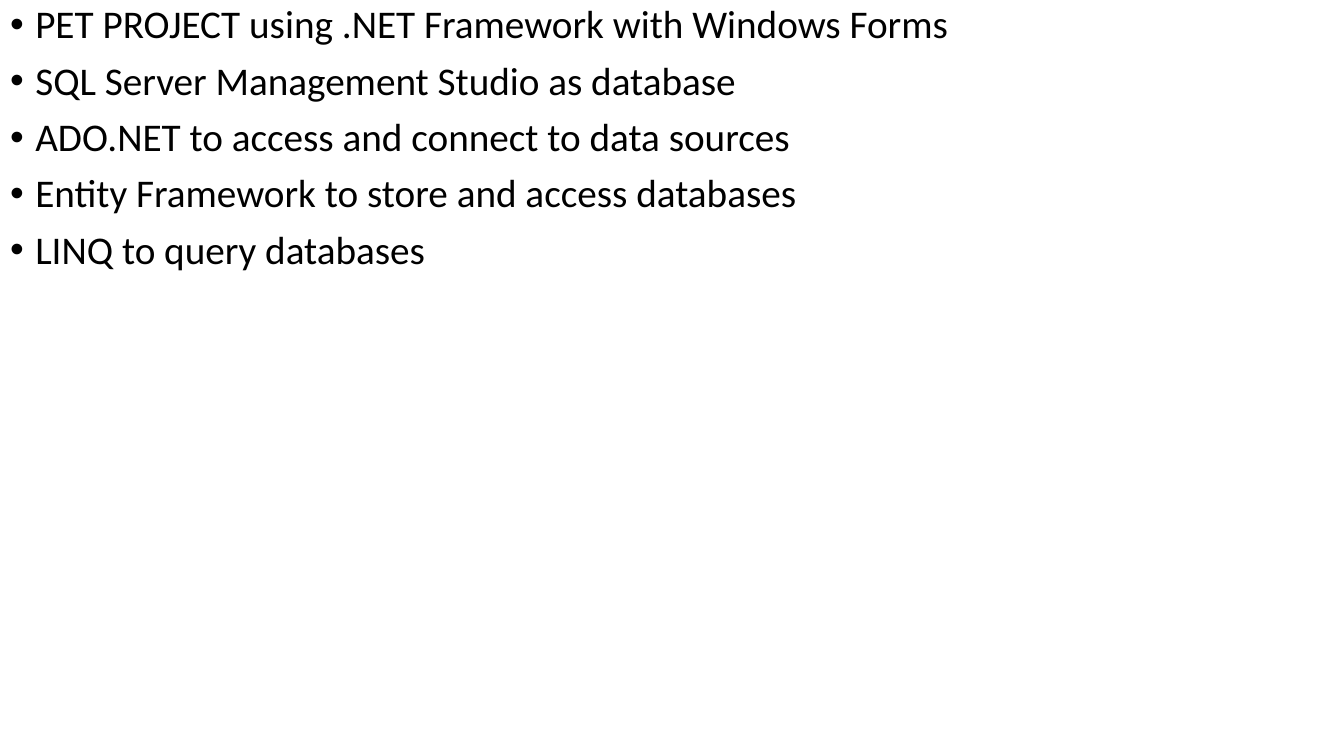
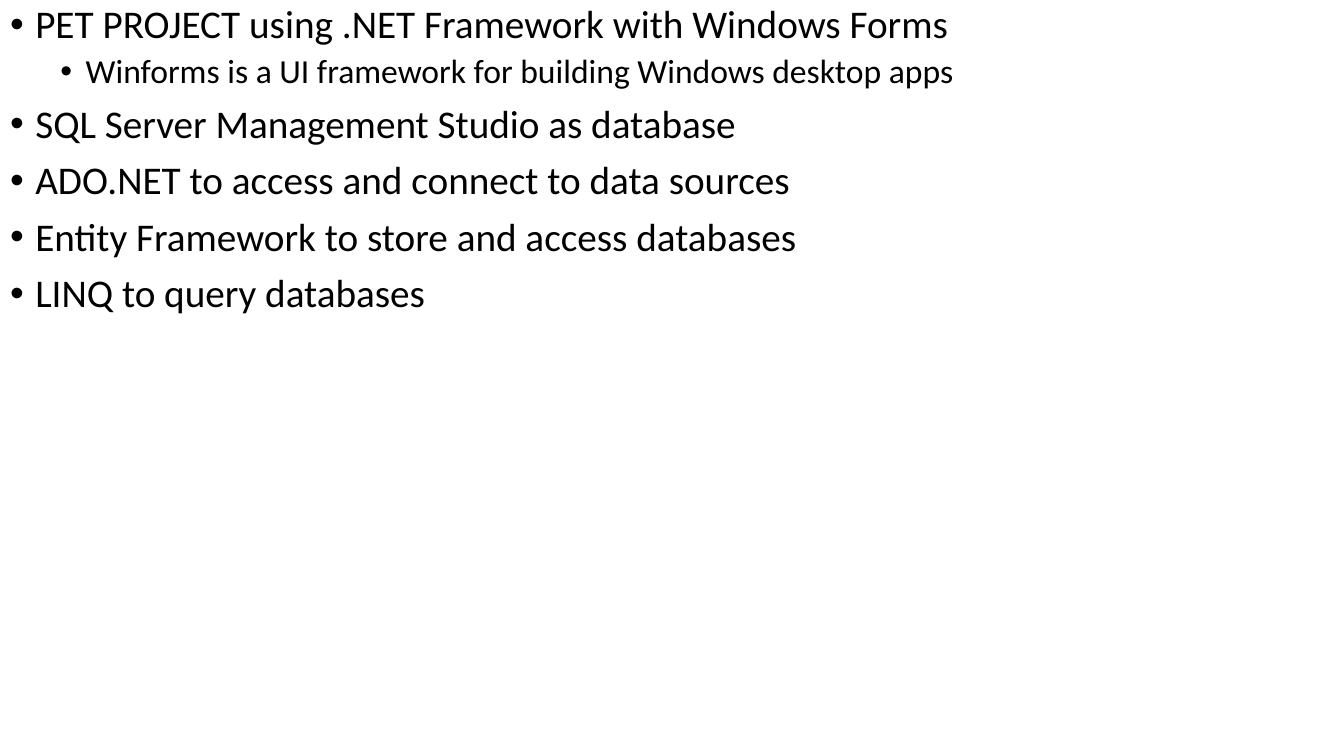
Before and after one commit to benicastro/internship-software-engineer, a slide deck: slide 16 of Serving Intel.pptx. Drawn at 1344x756 pixels with LibreOffice and Linux fonts; fonts in the diff are those of the drawing. Boxes give left, top, right and bottom in pixels: in the first picture for what was removed or moved away, otherwise in the second. Text is boxed around its words. In the diff, an @@ line names an element or a change of style, - is before the commit and + after.

```diff
--- a/Serving Intel.pptx
+++ b/Serving Intel.pptx
@@ text at (86, 59, 953, 89): paragraph added @@
+  • Winforms is a UI framework for building Windows desktop apps
```
Also in this commit, not shown: 1 other slide changed, 8 slides added, 1 slide removed, 19 other files.
